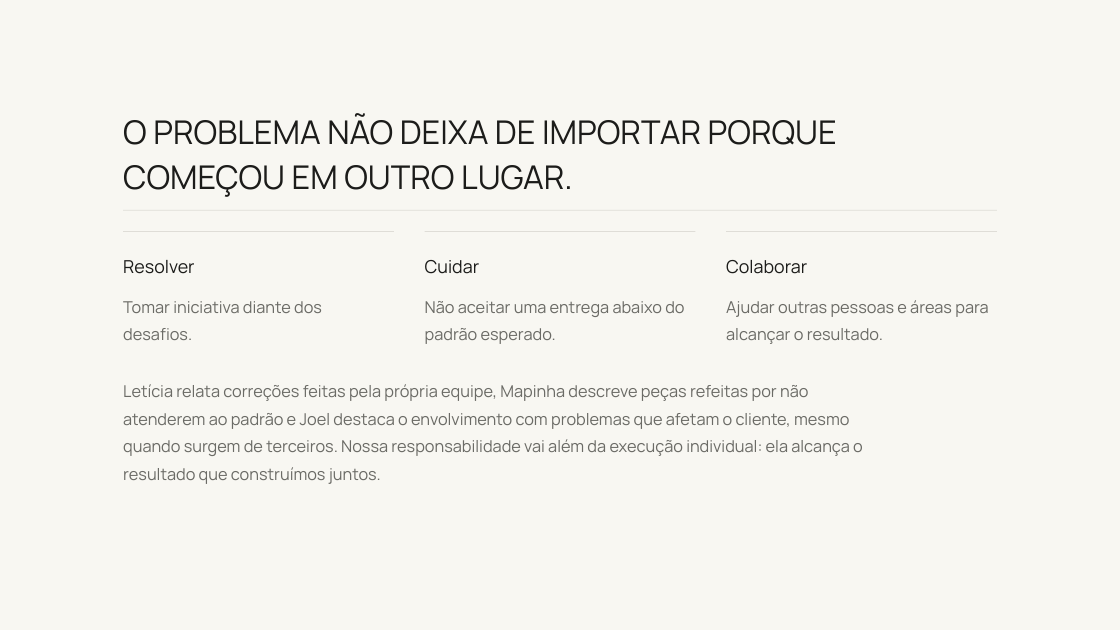
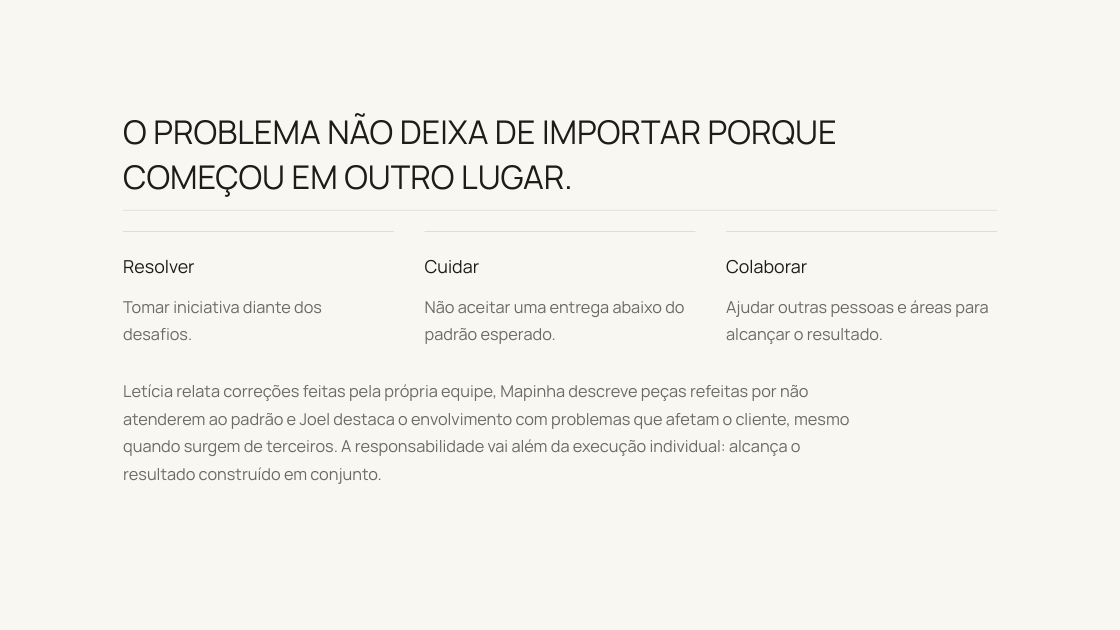
Before and after one commit to kellyalbertkabrand/Apresentacao_Revelacao_de_Essencia, a slide deck: slide 14 of clientes/flavia-muccelin/Cultura-Organizacional-Forma-e-My-Home.pptx. Drawn at 1120x630 pixels with LibreOffice and Linux fonts; fonts in the diff are those of the drawing; background and template pictures are left out. Boxes give left, top, right and bottom in pixels: in the first picture for what was removed or moved away, otherwise in the second. Text is boxed around its words. In the diff, an @@ line names an element or a change of style, - is before the commit and + after.

```diff
--- a/clientes/flavia-muccelin/Cultura-Organizacional-Forma-e-My-Home.pptx
+++ b/clientes/flavia-muccelin/Cultura-Organizacional-Forma-e-My-Home.pptx
@@ text at box(123, 384, 849, 484): text changed @@
-Letícia relata correções feitas pela própria equipe, Mapinha descreve peças refeitas por não atenderem ao padrão e Joel destaca o envolvimento com problemas que afetam o cliente, mesmo quando surgem de terceiros. Nossa responsabilidade vai além da execução individual: ela alcança o resultado que construímos juntos.
+Letícia relata correções feitas pela própria equipe, Mapinha descreve peças refeitas por não atenderem ao padrão e Joel destaca o envolvimento com problemas que afetam o cliente, mesmo quando surgem de terceiros. A responsabilidade vai além da execução individual: alcança o resultado construído em conjunto.
```
Also in this commit, not shown: 14 other slides changed, 1 slide added, 1 slide removed, 21 other files.
